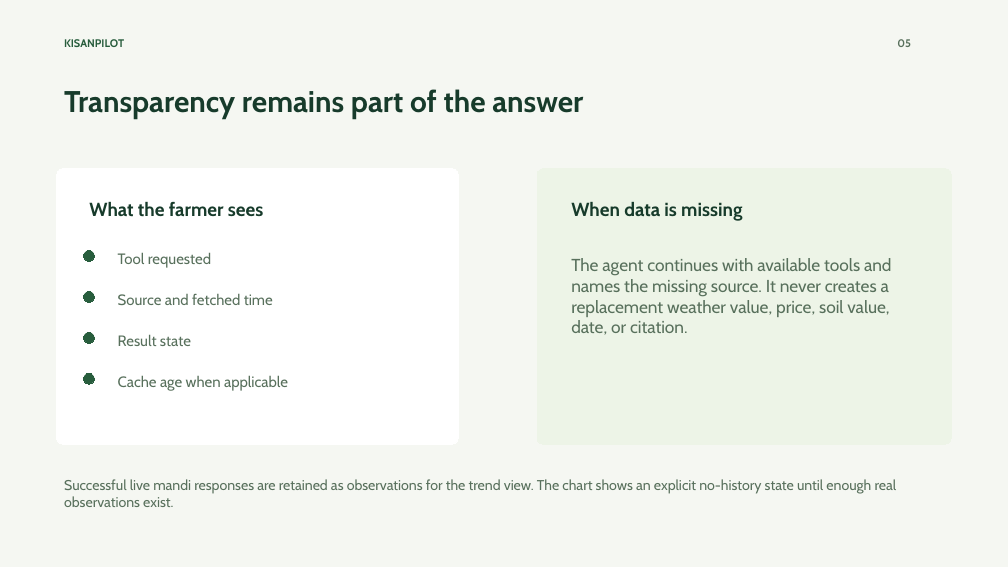
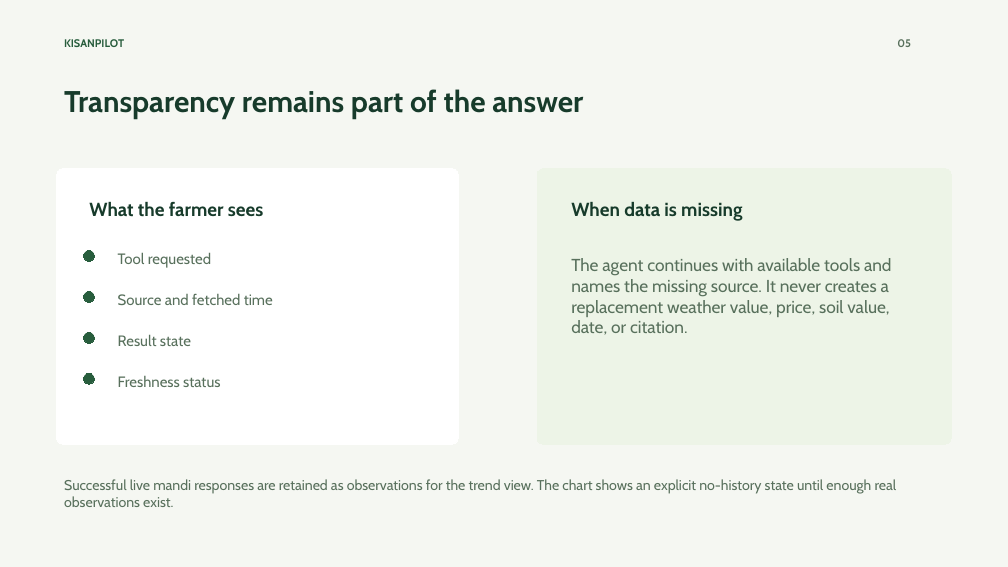
Before and after one commit to itsdeepak59/KisanPilot, a slide deck: slide 5 of docs/output/kisanpilot-forge-pitch.pptx. Drawn at 1008x567 pixels with LibreOffice and Linux fonts; fonts in the diff are those of the drawing. Boxes give left, top, right and bottom in pixels: in the first picture for what was removed or moved away, otherwise in the second. Text is boxed around its words. In the diff, an @@ line names an element or a change of style, - is before the commit and + after.

```diff
--- a/docs/output/kisanpilot-forge-pitch.pptx
+++ b/docs/output/kisanpilot-forge-pitch.pptx
@@ text at bbox=[118, 376, 220, 387]: text changed @@
-Cache age when applicable
+Freshness status
```
Also in this commit, not shown: 1 other slide changed, 5 other files.
